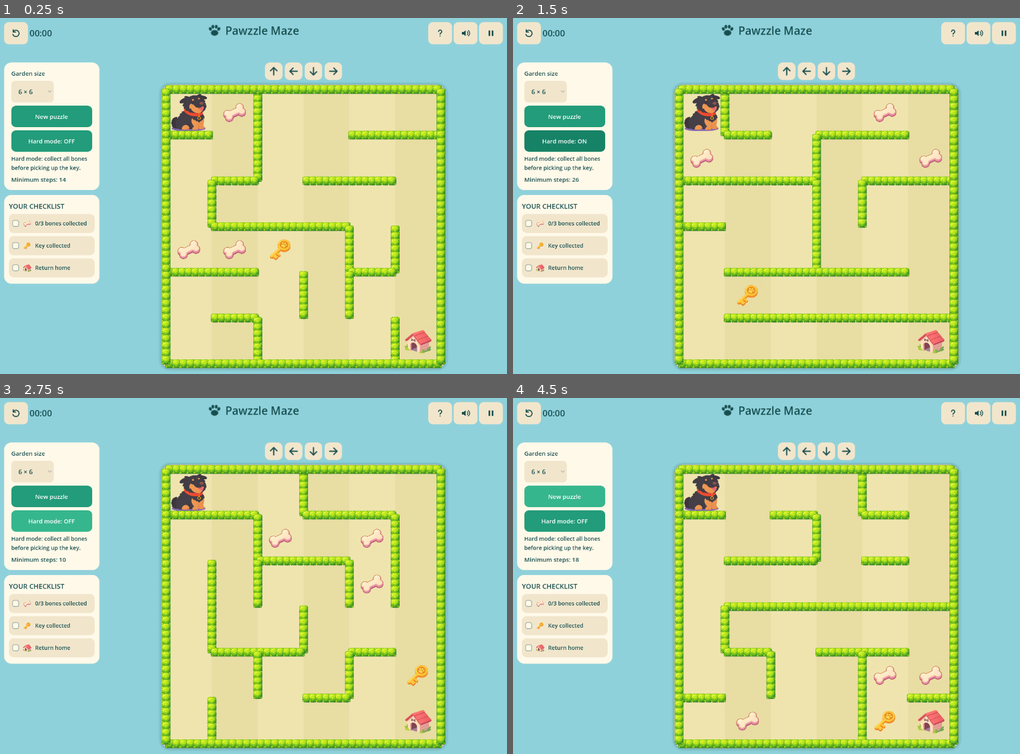
Above: before the commit, frames 1-4 (two rows, left to right).
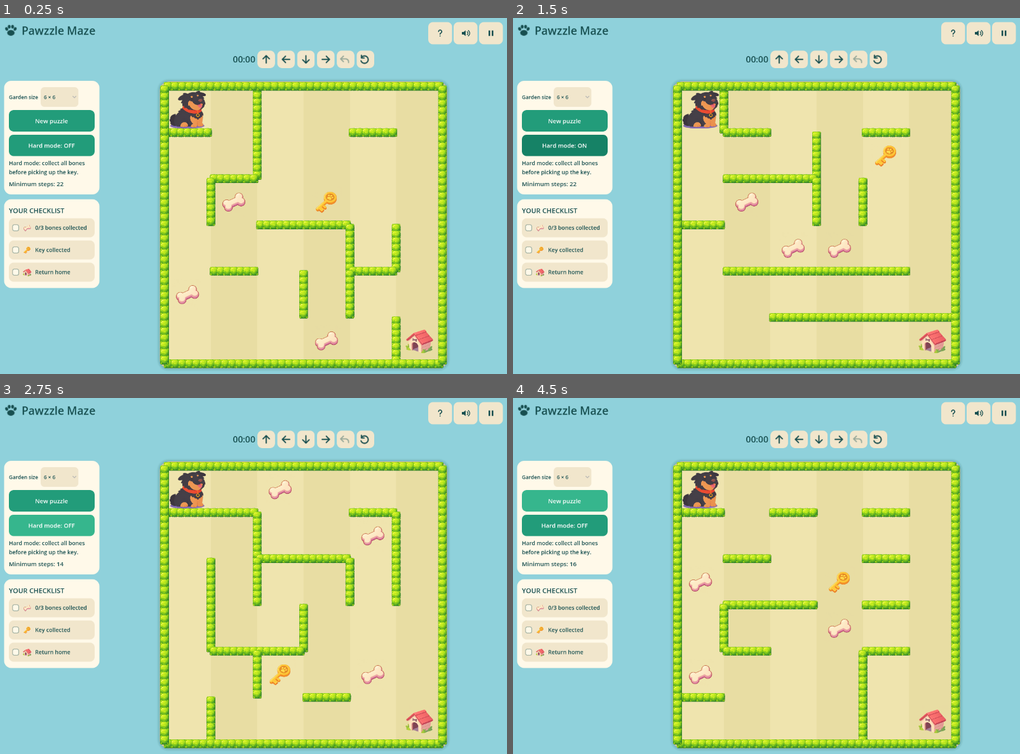
Above: after the commit, the same moments.

Repository: timothylee58/Pawzzle-Maze
Game: Godot game, scene res://garden/main.tscn
The game is run twice, just before and just after one commit, with the same random seed, the same clock (stepped at 60 frames per second) and the same inputs. Sound files missing from this copy of the repository are replaced by a short silence.
Inputs (mouse positions are in pixels of both pictures, inside the frame that each line leads up to; where the layout moved, square brackets give the same spot in the first picture):
- Up to frame 1 (0.25 s): no input
- Up to frame 2 (1.5 s): click (878, 60) [528, 32] at 0.5 s; click "Hard mode: OFF" at 1.25 s
- Up to frame 3 (2.75 s): click "Hard mode: ON" at 2 s
- Up to frame 4 (4.5 s): click (878, 440) [528, 412] at 2.75 s; click (878, 440) [528, 412] at 3.5 s; click "New puzzle" at 4.25 s

The runs differ from the first frame. In frame 1, 18% of the frame differs, in the area x 0-89%, y 1-99%; in frame 2, 18%; in frame 3, 18%; in frame 4, 19%.

Commit message:
Restore Undo toolbar and distribute collectibles across quadrants

Diff:
--- a/games/godot/garden/integration_test.gd
+++ b/games/godot/garden/integration_test.gd
@@ -26,6 +26,12 @@
 		check(game.level.seed == original_seed and game.scroll.visible and not game.help_cover.visible, "arrow preserves screen and puzzle")
 	game.direction_buttons[3].pressed.emit()
 	check(game.state.pos == 1 and game.state.moves == 1 and game.history.size() == 1, "right button moves exactly one tile")
+	var elapsed_before_undo: float = game.elapsed
+	await click_button(game.undo_button)
+	check(game.state == initial and game.history.is_empty() and game.undo_button.disabled, "Undo restores position, inventory and moves")
+	check(game.elapsed >= elapsed_before_undo and game.timer_running, "Undo does not rewind timer")
+	game.undo()
+	check(game.state == initial, "empty Undo has no effect")
 	game.restart()
 	game._process(5.0)
 	check(game.elapsed == 5, "timer runs before first move")
@@ -158,7 +164,38 @@
 					if current.is_empty():
 						valid = false
 						break
+				var quadrants := {}
+				for item in puzzle.items + [puzzle.key]:
+					var region := int(item % n >= n / 2) + 2 * int(item / n >= n / 2)
+					quadrants[region] = true
+				check(quadrants.size() == 4, "one collectible in each quadrant")
+				var distance := {puzzle.home: 0}
+				var queue: Array = [puzzle.home]
+				for cursor in range(n * n):
+					if cursor >= queue.size(): break
+					for neighbor in puzzle.edges[queue[cursor]]:
+						if not distance.has(neighbor):
+							distance[neighbor] = distance[queue[cursor]] + 1
+							queue.append(neighbor)
+				var closer_bone := false
+				for bone in puzzle.items:
+					if distance[bone] < distance[puzzle.key] and (n - 1 - bone % n) + (n - 1 - bone / n) < (n - 1 - puzzle.key % n) + (n - 1 - puzzle.key / n): closer_bone = true
+				check(closer_bone, "a bone is strictly closer to home than key")
 				check(valid and game.rules.won(puzzle, current), "no-backtrack route size %d sample %d hard %s" % [n, sample, hard])
+	# Collect and undo each inventory transition in both modes.
+	for hard in [false, true]:
+		game.level = game.rules.generate(8, "undo-inventory", hard)
+		game.optimal = game.rules.solve_result(game.level).minimum_steps
+		game.restart()
+		for cell in game.level.route:
+			var before: Dictionary = game.state.duplicate()
+			game.step(cell)
+			if game.rules.won(game.level, game.state): break
+			if before.mask != game.state.mask or before.key != game.state.key:
+				game.undo()
+				check(game.state == before, "Undo restores collected bone/key in both modes")
+				game.step(cell)
+	game.restart()
 	var verified: Dictionary = game.rules.generate(6, "negative-validation", true)
 	check(not game.rules.validate_route(verified, []), "reject incomplete route")
 	check(not game.rules.validate_route(verified, [verified.route[0], 0] + verified.route), "reject backtracking")
--- a/games/godot/garden/main.gd
+++ b/games/godot/garden/main.gd
@@ -22,7 +22,11 @@
 var win_next: Button
 var win_restart: Button
 var header: Control
-var header_left: HBoxContainer
+var toolbar: HBoxContainer
+var toolbar_scroll: ScrollContainer
+var toolbar_margin: MarginContainer
+var undo_button: Button
+var restart_button: Button
 var header_right: VBoxContainer
 var title_center: CenterContainer
 var direction_buttons: Array = []
@@ -128,7 +132,7 @@
 	header.custom_minimum_size.y = 170
 	page.add_child(header)
 	title_center = CenterContainer.new()
-	title_center.set_anchors_and_offsets_preset(Control.PRESET_TOP_WIDE)
+	title_center.set_anchors_and_offsets_preset(Control.PRESET_TOP_LEFT)
 	title_center.custom_minimum_size.y = 44
 	header.add_child(title_center)
 	var brand := HBoxContainer.new()
@@ -143,16 +147,12 @@
 	var brand_title := label("Pawzzle Maze", 28)
 	brand_title.autowrap_mode = TextServer.AUTOWRAP_OFF
 	brand.add_child(brand_title)
-	header_left = HBoxContainer.new()
-	header.add_child(header_left)
-	header_left.add_child(icon_button("restart", "Restart puzzle", restart))
 	header_right = VBoxContainer.new()
 	header.add_child(header_right)
 	timer_label = label("00:00", 22)
 	timer_label.horizontal_alignment = HORIZONTAL_ALIGNMENT_LEFT
 	timer_label.vertical_alignment = VERTICAL_ALIGNMENT_CENTER
 	timer_label.autowrap_mode = TextServer.AUTOWRAP_OFF
-	header_left.add_child(timer_label)
 	var tools_row := HBoxContainer.new()
 	header_right.add_child(tools_row)
 	tools_row.add_child(icon_button("help", "How to play", _show_help))
@@ -175,6 +175,10 @@
 	sidebar.add_theme_constant_override("separation", 12)
 	sidebar_scroll.add_child(sidebar)
 	setup_panel = panel()
+	var setup_style := style("#fff9e9")
+	setup_style.content_margin_left = 12
+	setup_style.content_margin_right = 12
+	setup_panel.add_theme_stylebox_override("panel", setup_style)
 	setup_panel.custom_minimum_size.x = 0
 	setup_panel.size_flags_vertical = Control.SIZE_SHRINK_BEGIN
 	sidebar.add_child(setup_panel)
@@ -186,13 +190,24 @@
 	play_panel.size_flags_vertical = Control.SIZE_EXPAND_FILL
 	play_panel.add_theme_constant_override("separation", 10)
 	layout.add_child(play_panel)
-	var directions_center := CenterContainer.new()
-	play_panel.add_child(directions_center)
+	toolbar_scroll = ScrollContainer.new()
+	toolbar_scroll.vertical_scroll_mode = ScrollContainer.SCROLL_MODE_DISABLED
+	toolbar_scroll.horizontal_scroll_mode = ScrollContainer.SCROLL_MODE_AUTO
+	page.add_child(toolbar_scroll)
+	page.move_child(toolbar_scroll, layout.get_index())
+	toolbar = HBoxContainer.new()
+	toolbar.add_theme_constant_override("separation", 6)
+	toolbar_margin = MarginContainer.new()
+	toolbar_margin.size_flags_horizontal = Control.SIZE_EXPAND_FILL
+	toolbar_scroll.add_child(toolbar_margin)
+	toolbar.alignment = BoxContainer.ALIGNMENT_CENTER
+	toolbar_margin.add_child(toolbar)
+	toolbar.add_child(timer_label)
 	directions = GridContainer.new()
 	directions.columns = 4
 	directions.add_theme_constant_override("h_separation", 6)
 	directions.add_theme_constant_override("v_separation", 6)
-	directions_center.add_child(directions)
+	toolbar.add_child(directions)
 	for entry in [["Up", Vector2i.UP], ["Left", Vector2i.LEFT], ["Down", Vector2i.DOWN], ["Right", Vector2i.RIGHT]]:
 		if entry[0] == "":
 			directions.add_child(Control.new())
@@ -217,6 +232,17 @@
 		control.action_mode = BaseButton.ACTION_MODE_BUTTON_PRESS
 		direction_buttons.append(control)
 		directions.add_child(control)
+	undo_button = icon_button("undo", "Undo last move", undo)
+	toolbar.add_child(undo_button)
+	restart_button = icon_button("restart", "Restart puzzle", restart)
+	toolbar.add_child(restart_button)
+	for control in [undo_button, restart_button]:
+		control.expand_icon = true
+		control.add_theme_constant_override("icon_max_width", 24)
+		for appearance in ["normal", "hover", "pressed", "disabled"]:
+			var compact := style("#f1e6cc", 12)
+			compact.set_content_margin_all(6)
+			control.add_theme_stylebox_override(appearance, compact)
 	board = Board.new()
 	board.size_flags_horizontal = Control.SIZE_EXPAND_FILL
 	board.size_flags_vertical = Control.SIZE_EXPAND_FILL
@@ -233,15 +259,25 @@
 	var objectives := VBoxContainer.new()
 	objectives.add_theme_constant_override("separation", 8)
 	objectives_panel.add_child(objectives)
-	setup.add_child(label("Garden size", 15))
+	var size_row := HBoxContainer.new()
+	size_row.add_theme_constant_override("separation", 6)
+	setup.add_child(size_row)
+	var size_caption := label("Garden size", 13)
+	size_caption.autowrap_mode = TextServer.AUTOWRAP_OFF
+	size_row.add_child(size_caption)
 	size_select = OptionButton.new()
 	size_select.size_flags_horizontal = Control.SIZE_SHRINK_BEGIN
 	for n in range(5, 15): size_select.add_item("%d × %d" % [n, n], n)
+	size_select.add_theme_font_size_override("font_size", 13)
 	size_select.selected = 1
 	size_select.custom_minimum_size.y = 44
 	size_select.add_theme_stylebox_override("normal", style("#f1e6cc", 10))
 	size_select.add_theme_color_override("font_color", Color("#174f50"))
-	setup.add_child(size_select)
+	size_row.add_child(size_select)
+	var select_style := style("#f1e6cc", 10)
+	select_style.content_margin_left = 8
+	select_style.content_margin_right = 8
+	size_select.add_theme_stylebox_override("normal", select_style)
 	size_select.item_selected.connect(func(_index): generate())
 	setup.add_child(button("New puzzle", generate, true))
 	hard_toggle = button("Hard mode: OFF", _toggle_hard, true)
@@ -360,8 +396,16 @@
 	for popup in [overlay, pause_cover]:
 		if popup != null: popup.get_meta("card").custom_minimum_size.x = minf(440, size.x - 40)
 	layout.vertical = false
-	sidebar_scroll.custom_minimum_size.x = 160 if size.x < 600 else 240
-	directions.columns = 2 if size.x < 600 else 4
+	sidebar_scroll.custom_minimum_size.x = 194 if size.x < 600 else 240
+	directions.columns = 4
+	toolbar_scroll.custom_minimum_size.y = 64
+	toolbar_margin.add_theme_constant_override("margin_left", 0 if size.x < 600 else 252)
+	toolbar.add_theme_constant_override("separation", 4 if size.x < 600 else 6)
+	directions.add_theme_constant_override("h_separation", 4 if size.x < 600 else 6)
+	timer_label.add_theme_font_size_override("font_size", 18 if size.x < 600 else 22)
+	for control in direction_buttons + [undo_button, restart_button]:
+		control.custom_minimum_size = Vector2(36 if size.x < 600 else 44, 44)
+		control.add_theme_constant_override("icon_max_width", 20 if size.x < 600 else 28)
 
 func generate() -> void:
 	var seed_value := str(Time.get_ticks_usec()) + "-" + str(randi())
@@ -399,6 +443,12 @@
 	_update_timer()
 	overlay.hide()
 	for control in direction_buttons: control.disabled = false
+	refresh()
+
+func undo() -> void:
+	if get_tree().paused or overlay.visible or help_cover.visible or history.is_empty(): return
+	state = history.pop_back()
+	board.cancel_drag()
 	refresh()
 
 func begin() -> void:
@@ -451,6 +501,7 @@
 
 func refresh() -> void:
 	board.locked = get_tree().paused or overlay.visible or help_cover.visible
+	undo_button.disabled = board.locked or history.is_empty()
 	var bones := int(bool(state.mask & 1)) + int(bool(state.mask & 2)) + int(bool(state.mask & 4))
 	objective_labels[0].text = "%d/3 bones collected" % bones
 	for i in 3:
@@ -475,6 +526,7 @@
 	pause_button.tooltip_text = "Resume" if value else "Pause"
 	board.set_blurred(value)
 	for control in direction_buttons: control.disabled = value or overlay.visible
+	undo_button.disabled = value or overlay.visible or history.is_empty()
 	if value: board.cancel_drag()
 	if music != null: music.stream_paused = value
 
@@ -497,8 +549,7 @@
 func _layout_header() -> void:
 	if header == null or header_right == null: return
 	var compact := size.x < 600
-	header.custom_minimum_size.y = 135 if compact else 90
-	header_left.position = Vector2(0, 50 if compact else 0)
+	header.custom_minimum_size.y = 110 if compact else 60
 	header_right.position = Vector2(maxf(0, header.size.x - header_right.size.x), 50 if compact else 0)
 
 func _toggle_hard() -> void:
@@ -523,6 +574,7 @@
 		"pause": '<path d="M8 5v14M16 5v14" stroke="#174f50" stroke-width="4"/>',
 		"play": '<path d="m7 4 14 8-14 8z" fill="#174f50"/>',
 		"help": '<path d="M8 8a4 4 0 1 1 6 3.5c-2 1-2 2-2 3" fill="none" stroke="#174f50" stroke-width="2.5" stroke-linecap="round"/><circle cx="12" cy="19" r="1.4" fill="#174f50"/>',
+		"undo": '<path d="M9 5 3 11l6 6M3 11h11a6 6 0 0 1 6 6v2" fill="none" stroke="#174f50" stroke-width="2.5" stroke-linecap="round" stroke-linejoin="round"/>',
 		"restart": '<path d="M5 8a8 8 0 1 1-1 7M5 3v6h6" fill="none" stroke="#174f50" stroke-width="2.5" stroke-linecap="round" stroke-linejoin="round"/>',
 		"sound": '<path d="M3 9h4l5-4v14l-5-4H3z" fill="#174f50"/><path d="M16 8q4 4 0 8M19 5q7 7 0 14" fill="none" stroke="#174f50" stroke-width="2" stroke-linecap="round"/>',
 		"muted": '<path d="M3 9h4l5-4v14l-5-4H3z" fill="#174f50"/><path d="m16 9 6 6m0-6-6 6" stroke="#174f50" stroke-width="2" stroke-linecap="round"/>'
--- a/games/godot/garden/rules.gd
+++ b/games/godot/garden/rules.gd
@@ -122,41 +122,111 @@
 func solve(level: Dictionary, start: Dictionary = {}) -> Array:
 	return solve_result(level, start).route
 
-# Place objectives on a simple route, and replay it before accepting the maze.
+# Odd-sized grids assign their middle row/column to bottom/right.
+func quadrant(cell: int, n: int) -> int:
+	return int(cell % n >= n / 2) + 2 * int(cell / n >= n / 2)
+
+func home_distances(level: Dictionary) -> Dictionary:
+	var distances := {level.home: 0}
+	var queue: Array = [level.home]
+	var at := 0
+	while at < queue.size():
+		var p: int = queue[at]
+		at += 1
+		for q in level.edges[p]:
+			if not distances.has(q):
+				distances[q] = distances[p] + 1
+				queue.append(q)
+	return distances
+
+func grid_distance(a: int, b: int, n: int) -> int:
+	return absi(a % n - b % n) + absi(a / n - b / n)
+
+func placement_valid(level: Dictionary) -> bool:
+	var occupied := {}
+	for cell in level.items + [level.key]:
+		if cell == 0 or cell == level.home or occupied.has(quadrant(cell, level.size)): return false
+		occupied[quadrant(cell, level.size)] = true
+	if occupied.size() != 4: return false
+	var distances := home_distances(level)
+	if not distances.has(level.key): return false
+	for bone in level.items:
+		if distances.has(bone) and distances[bone] < distances[level.key] and grid_distance(bone, level.home, level.size) < grid_distance(level.key, level.home, level.size):
+			return true
+	return false
+
+# Carve a simple randomized route into the maze, then choose one collectible
+# per quadrant. Bones precede the key on this certified no-backtracking route.
+func _place_on_route(base: Dictionary, route: Array) -> Dictionary:
+	var level := base.duplicate(true)
+	var previous := 0
+	for cell in route:
+		if not level.edges[previous].has(cell):
+			level.edges[previous].append(cell)
+			level.edges[cell].append(previous)
+		previous = cell
+	var distances := home_distances(level)
+	var groups: Array = [[], [], [], []]
+	for cell in route:
+		if cell == level.home: break
+		var q := quadrant(cell, level.size)
+		var bones: Array = []
+		for region in 4:
+			if region == q: continue
+			if groups[region].is_empty(): break
+			var choices: Array = groups[region]
+			var bone: int = choices[int(rand_value() * choices.size())]
+			# Prefer a close-to-home bone in the house quadrant.
+			if region == 3:
+				for candidate in choices:
+					if distances[candidate] < distances[bone]: bone = candidate
+			bones.append(bone)
+		if bones.size() == 3:
+			level.items = bones
+			level.key = cell
+			level.route = route
+			if placement_valid(level) and validate_route(level, route): return level
+		groups[q].append(cell)
+	return {}
+
 func generate(n: int, value: String, hard: bool = false) -> Dictionary:
+	var base := generate_legacy(n, value, hard)
 	for attempt in 32:
-		var candidate := generate_legacy(n, value + ("-retry-%d" % attempt if attempt else ""), hard)
-		var parents := {0: -1}
-		var queue: Array = [0]
-		var at := 0
-		while at < queue.size() and not parents.has(candidate.home):
-			var p: int = queue[at]
-			at += 1
-			for q in candidate.edges[p]:
-				if not parents.has(q):
-					parents[q] = p
-					queue.append(q)
-		if not parents.has(candidate.home): continue
-		var route: Array = []
-		var cursor: int = candidate.home
-		while cursor != 0:
-			route.push_front(cursor)
-			cursor = parents[cursor]
-		if route.size() < 5: continue
-		var slots: Array = range(route.size() - 1)
-		for i in range(slots.size() - 1, 0, -1):
-			var j := int(rand_value() * (i + 1))
-			var temp = slots[i]
-			slots[i] = slots[j]
-			slots[j] = temp
-		slots = slots.slice(0, 4)
-		slots.sort()
-		candidate.items = [route[slots[0]], route[slots[1]], route[slots[2]]]
-		candidate.key = route[slots[3]]
-		candidate.route = route
-		if validate_route(candidate, route): return candidate
-	push_error("Could not generate a verified garden")
-	return {}
+		var seen := {0: true}
+		var stack: Array = [0]
+		while not stack.is_empty() and stack.back() != base.home:
+			var options: Array = []
+			for q in neighbors(stack.back(), n):
+				if not seen.has(q): options.append(q)
+			if options.is_empty():
+				stack.pop_back()
+			else:
+				var q: int = options[int(rand_value() * options.size())]
+				seen[q] = true
+				stack.append(q)
+		if stack.is_empty(): continue
+		var candidate := _place_on_route(base, stack.slice(1))
+		if not candidate.is_empty(): return candidate
+	# Guaranteed bounded fallback: sweep three quadrants before the key's
+	# quadrant, then approach home down the outer column (or transpose).
+	var route: Array = []
+	for y in range(1, n): route.append(y * n)
+	for x in range(1, n - 1): route.append((n - 1) * n + x)
+	for y in range(n - 2, -1, -1): route.append(y * n + n - 2)
+	route.append(n - 1)
+	for y in range(1, n): route.append(y * n + n - 1)
+	if rand_value() < 0.5:
+		for i in route.size(): route[i] = (route[i] % n) * n + route[i] / n
+	# Direct house-to-bone edge guarantees a bone is nearest by walking too.
+	var near_home: int = (n - 1) * n + n - 2
+	var above_home: int = (n - 2) * n + n - 1
+	for cell in [near_home, above_home]:
+		if not base.edges[base.home].has(cell):
+			base.edges[base.home].append(cell)
+			base.edges[cell].append(base.home)
+	var fallback := _place_on_route(base, route)
+	assert(not fallback.is_empty(), "Guaranteed quadrant route must be valid")
+	return fallback
 
 func validate_route(level: Dictionary, route: Array) -> bool:
 	var visited := {0: true}
Not shown, changed: docs/GODOT_GARDEN_RELEASE.md
Not shown, changed: releases/pawzzle-mochas-garden-gamepix.zip
